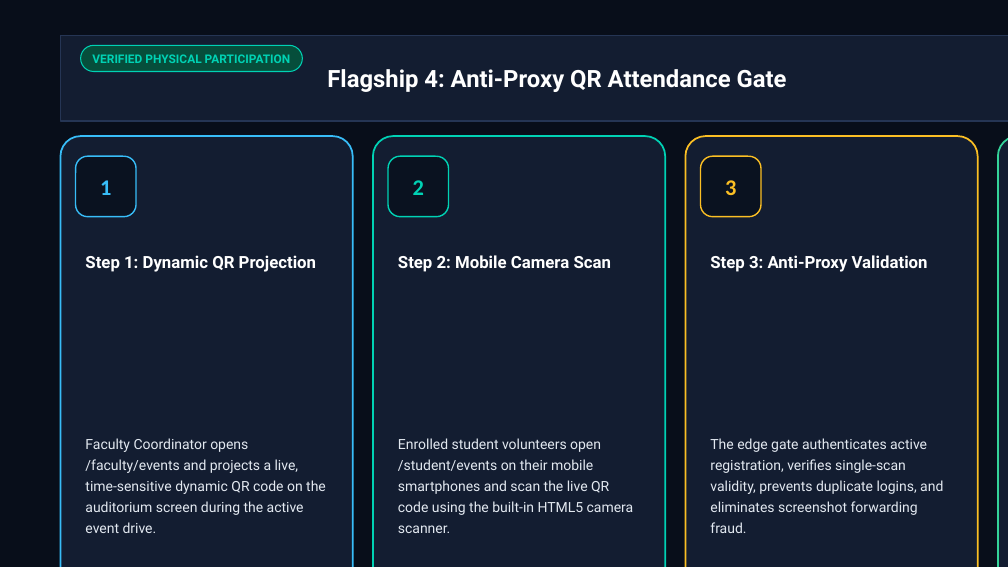
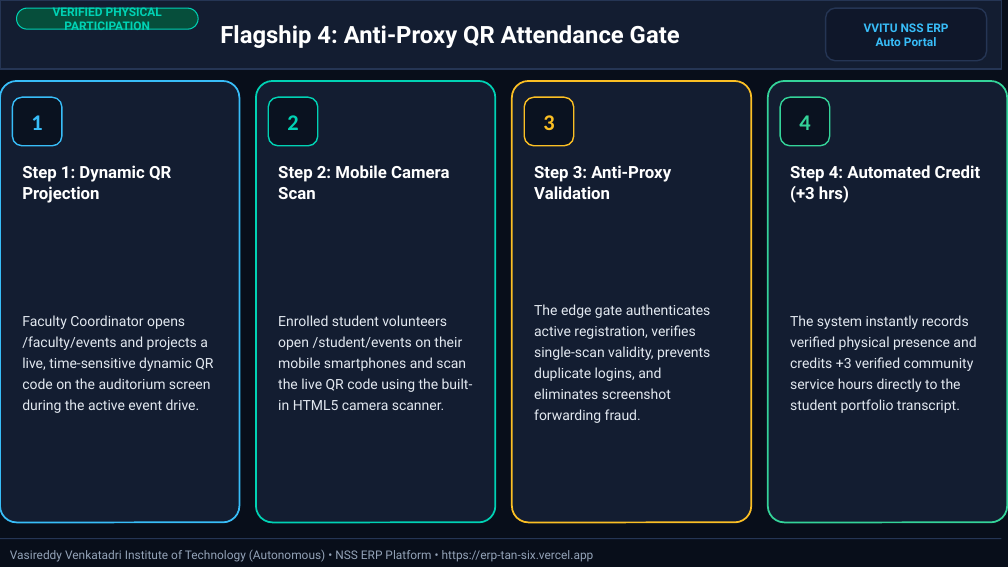
Before and after one commit to Bhuvan2402-bhuvan/erp1, a slide deck: slide 8 of VVITU_NSS_ERP_Presentation.pptx. Drawn at 1008x567 pixels with LibreOffice and Linux fonts; fonts in the diff are those of the drawing. Boxes give left, top, right and bottom in pixels: in the first picture for what was removed or moved away, otherwise in the second. Text is boxed around its words. In the diff, an @@ line names an element or a change of style, - is before the commit and + after.

Commit message:
feat: add village adoption & weekly reporting, fix faculty unassignment, and lock sidebar panel

```diff
--- a/VVITU_NSS_ERP_Presentation.pptx
+++ b/VVITU_NSS_ERP_Presentation.pptx
@@ rectangle: place and size @@
-rectangle at <box>60,35,1008,121</box>
+rectangle at <box>0,0,1002,69</box>
@@ text "VERIFIED PHYSICAL PARTICIPATION" rewrapped from <box>92,54,291,63</box> to <box>53,5,162,34</box> @@
@@ rounded rectangle: place and size @@
-rounded rectangle at <box>81,45,302,72</box>
+rounded rectangle at <box>16,8,198,29</box>
@@ text "Flagship 4: Anti-Proxy QR Attendance ...": place and size @@
-text "Flagship 4: Anti-Proxy QR Attendance ..." at <box>327,69,787,92</box>
+text "Flagship 4: Anti-Proxy QR Attendance ..." at <box>220,25,680,48</box>
@@ rounded rectangle: place and size @@
-rounded rectangle at <box>60,136,353,567</box>
+rounded rectangle at <box>0,81,240,522</box>
@@ rounded rectangle: place and size @@
-rounded rectangle at <box>373,136,665,567</box>
+rounded rectangle at <box>256,81,496,522</box>
@@ rounded rectangle: place and size @@
-rounded rectangle at <box>685,136,978,567</box>
+rounded rectangle at <box>512,81,752,522</box>
@@ rounded rectangle: place and size @@
-rounded rectangle at <box>998,136,1008,567</box>
+rounded rectangle at <box>768,81,1008,522</box>
@@ text "1": place and size @@
-text "1" at <box>100,180,111,195</box>
+text "1" at <box>31,115,42,130</box>
@@ rounded rectangle: place and size @@
-rounded rectangle at <box>76,156,136,217</box>
+rounded rectangle at <box>12,97,61,145</box>
@@ text "2": place and size @@
-text "2" at <box>413,180,424,195</box>
+text "2" at <box>287,115,298,130</box>
@@ rounded rectangle: place and size @@
-rounded rectangle at <box>388,156,449,217</box>
+rounded rectangle at <box>268,97,318,145</box>
@@ text "3": place and size @@
-text "3" at <box>725,180,736,195</box>
+text "3" at <box>543,115,554,130</box>
@@ rounded rectangle: place and size @@
-rounded rectangle at <box>701,156,761,217</box>
+rounded rectangle at <box>524,97,574,145</box>
@@ text "Step 1: Dynamic QR Projection" rewrapped from <box>85,255,316,272</box> to <box>22,165,171,203</box> @@
@@ text "Step 2: Mobile Camera Scan" rewrapped from <box>398,255,611,272</box> to <box>278,165,449,199</box> @@
@@ text "Step 3: Anti-Proxy Validation" rewrapped from <box>710,255,928,272</box> to <box>534,165,671,199</box> @@
@@ text "Faculty Coordinator opens /faculty/events and ..." rewrapped from <box>85,438,326,533</box> to <box>22,315,213,413</box> @@
@@ text "Enrolled student volunteers open /student/events ..." rewrapped from <box>398,438,634,533</box> to <box>278,315,473,410</box> @@
@@ text "The edge gate authenticates active ..." rewrapped from <box>710,438,943,533</box> to <box>534,304,711,423</box> @@
@@ group added at <box>0,8,1002,562</box>: 5 texts, 2 rounded rectangles, 1 line @@
+VVITU NSS ERP
+Auto Portal
+Vasireddy Venkatadri Institute of Technology (Autonomous) • NSS ERP Platform • https://erp-tan-six.vercel.app
+4
+Step 4: Automated Credit (+3 hrs)
+The system instantly records verified physical presence and credits +3 verified community service hours directly to the student portfolio transcript.
```
Also in this commit, not shown: 11 other slides changed, 16 other files.
